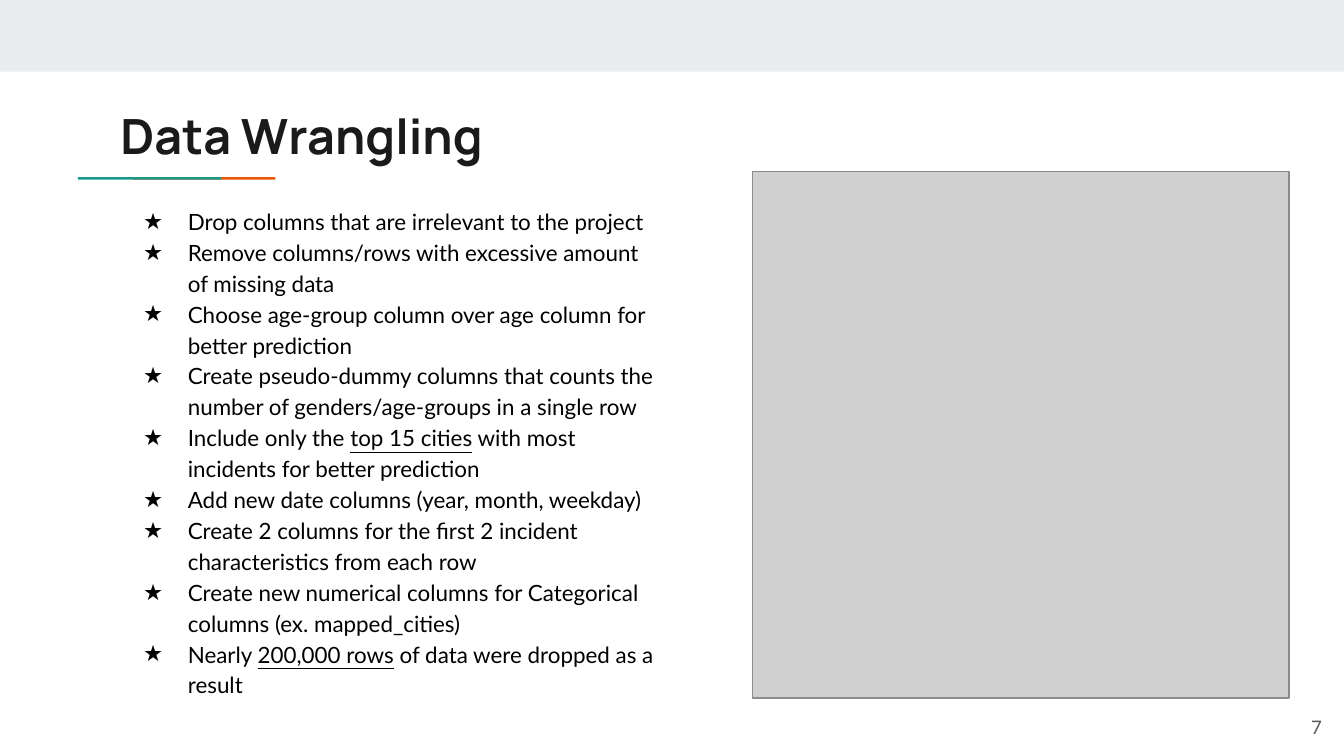
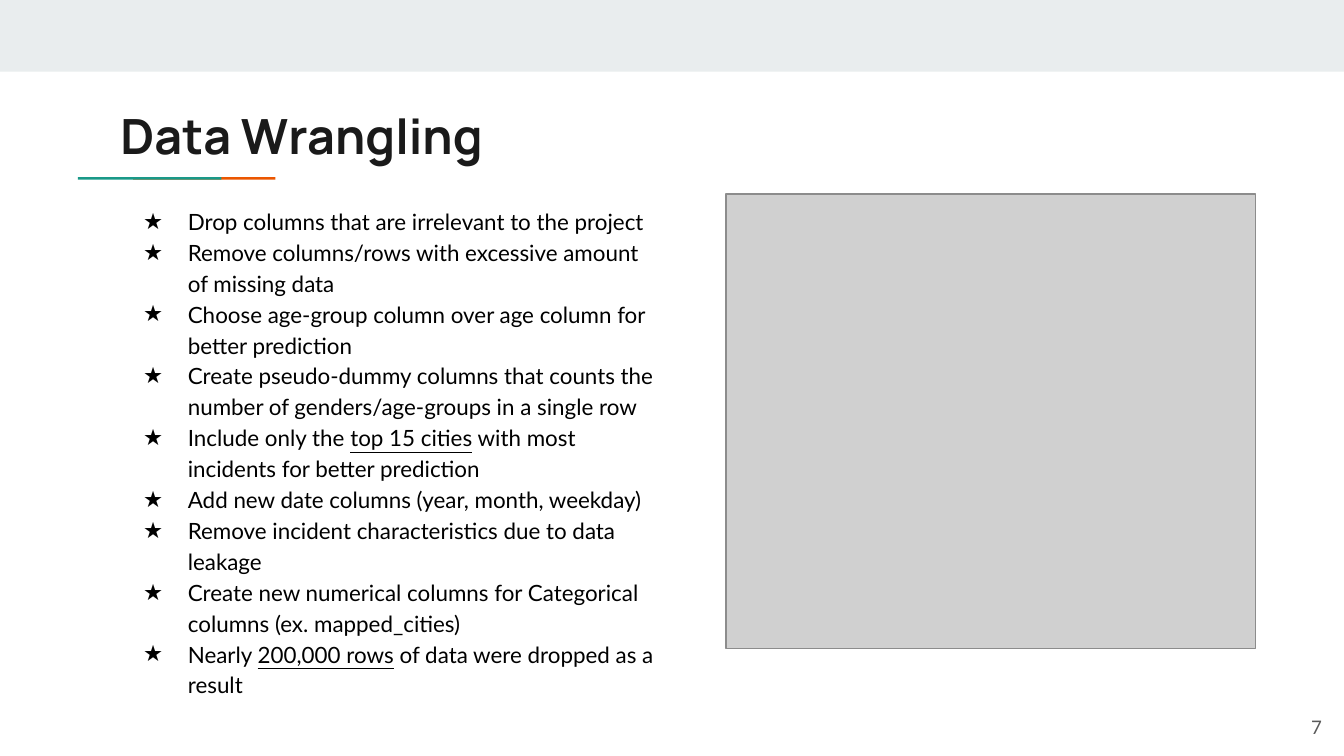
Before and after one commit to nysportsfan/Gun-Violence-in-the-US, a slide deck: slide 7 of Final_Presentation/06_gun_violence_presentation.pptx. Drawn at 1344x756 pixels with LibreOffice and Linux fonts; fonts in the diff are those of the drawing; grey boxes stand for pictures. Boxes give left, top, right and bottom in pixels: in the first picture for what was removed or moved away, otherwise in the second. Text is boxed around its words. In the diff, an @@ line names an element or a change of style, - is before the commit and + after.

```diff
--- a/Final_Presentation/06_gun_violence_presentation.pptx
+++ b/Final_Presentation/06_gun_violence_presentation.pptx
@@ picture: place and size @@
-picture at <box>753,172,1289,699</box>
+picture at <box>726,194,1255,648</box>
@@ text at <box>188,522,615,574</box>: text changed @@
-★ Create 2 columns for the first 2 incident characteristics from each row
+★ Remove incident characteristics due to data leakage
```
Also in this commit, not shown: 6 other slides changed, 1 slide added, 2 slides removed, 1 other file.
